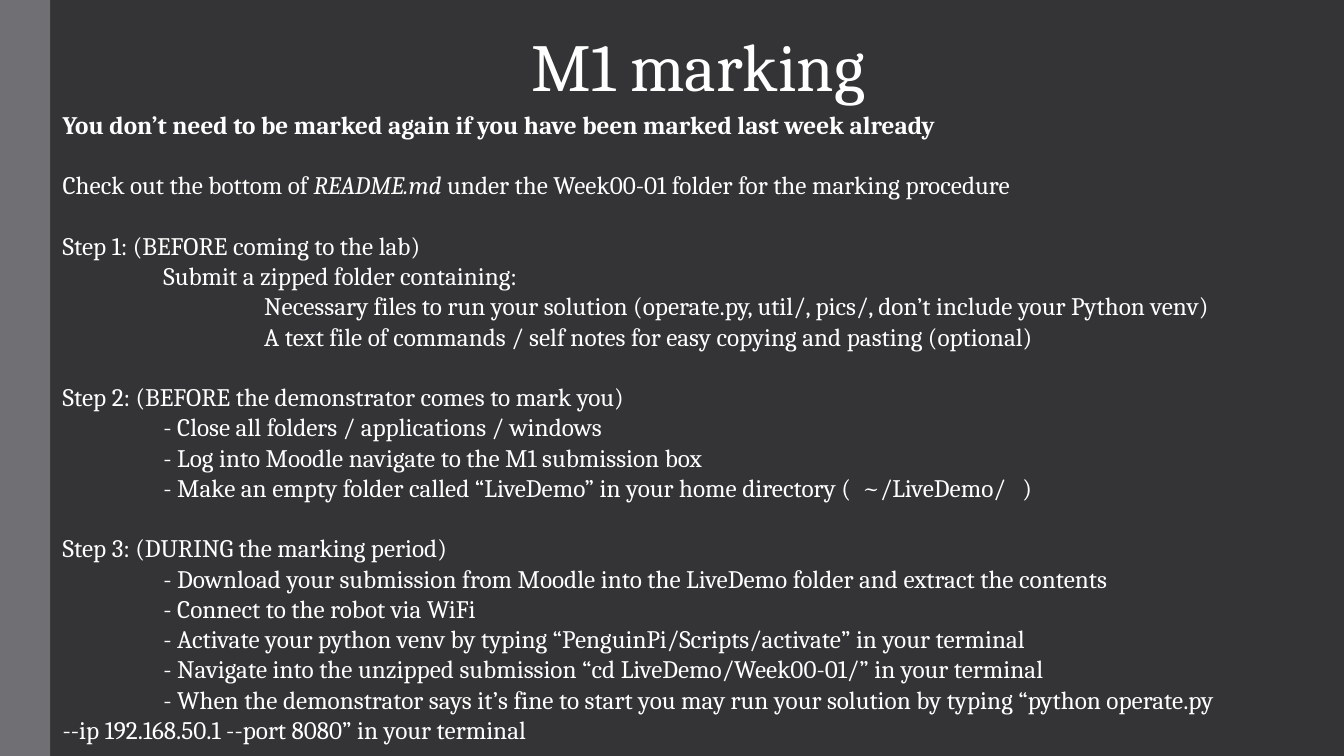
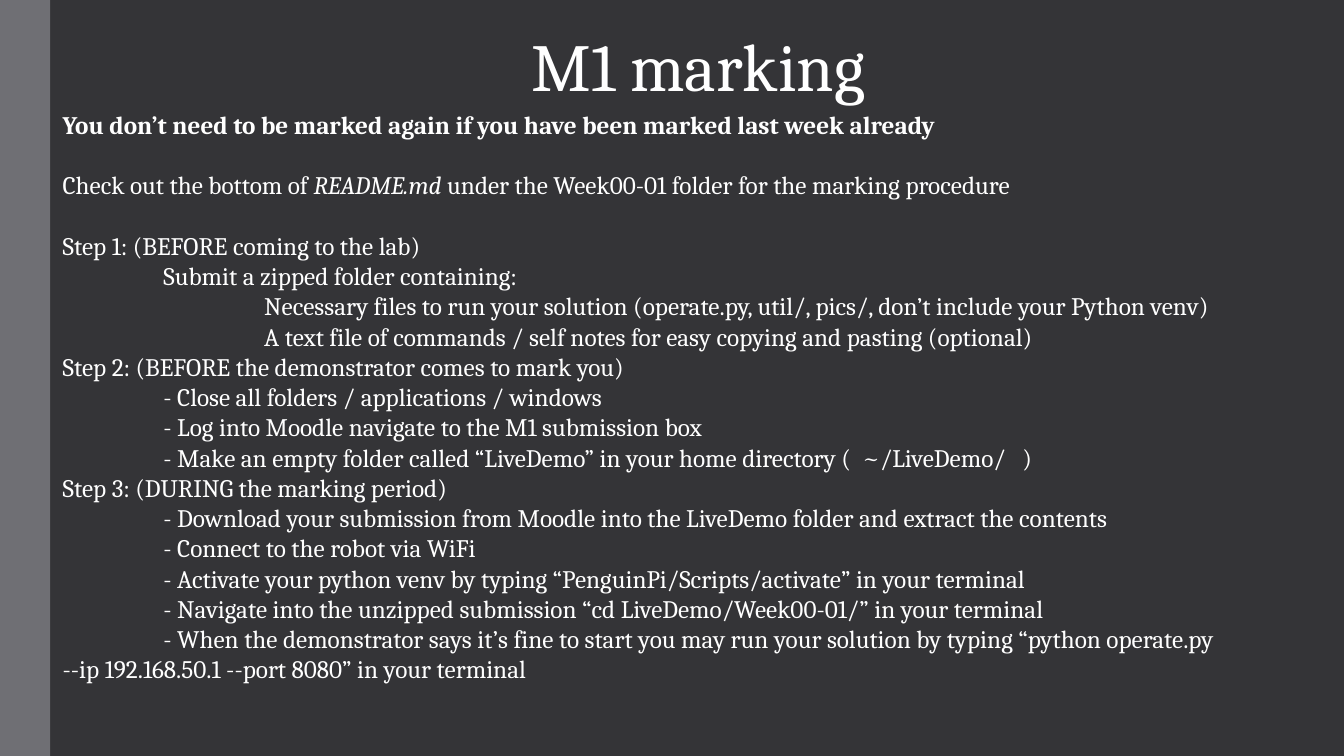
Before and after one commit to AaronMonash/ECE4078_Lab_2024, a slide deck: slide 8 of Week02-04/M2_slides/Lab2_1.pptx. Drawn at 1344x756 pixels with LibreOffice and Linux fonts; fonts in the diff are those of the drawing. Boxes give left, top, right and bottom in pixels: in the first picture for what was removed or moved away, otherwise in the second. Text is boxed around its words. In the diff, an @@ line names an element or a change of style, - is before the commit and + after.

Commit message:
minor update to Lab2_1.pptx
minor update to Lab2_1.pptx

```diff
--- a/Week02-04/M2_slides/Lab2_1.pptx
+++ b/Week02-04/M2_slides/Lab2_1.pptx
@@ text "You don’t need to be ..." rewrapped from <box>63,116,1213,745</box> to <box>63,116,1213,684</box> @@
```
Also in this commit, not shown: 1 other slide changed.
